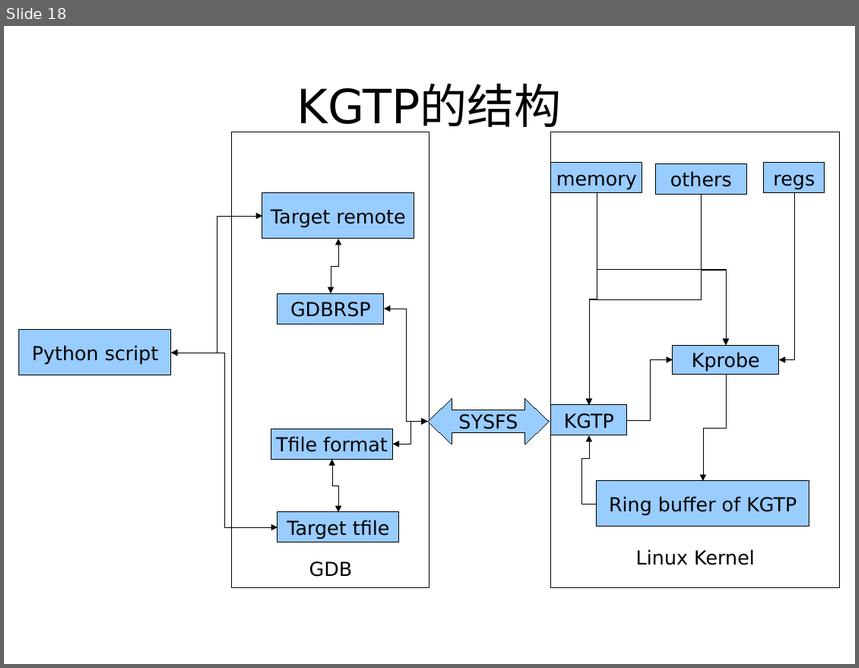
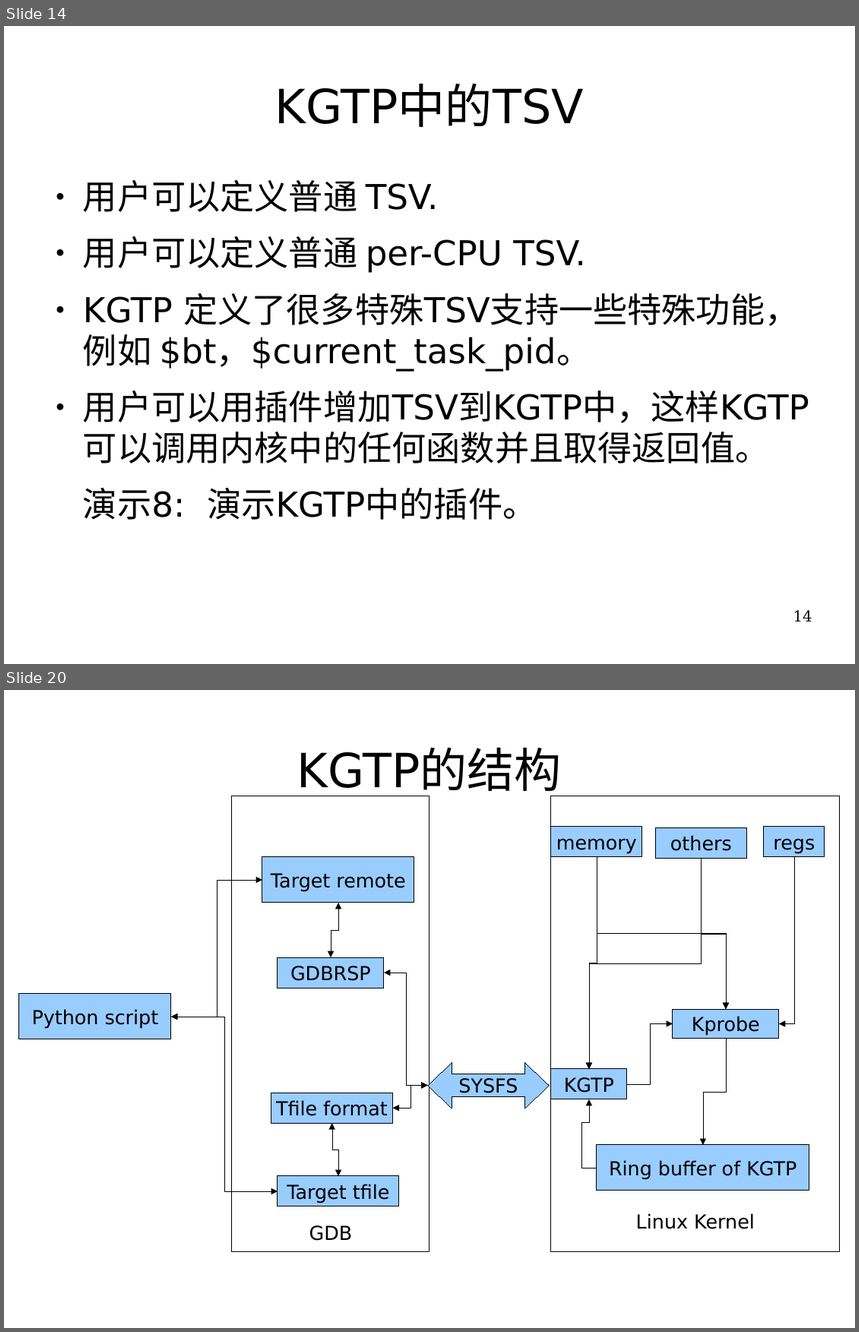
Before and after one commit to teawater/kgtp-misc, a slide deck: show/introduce/kgtpcn.odp. Shown one above the other, each under a label of ours: slide 18 before the commit, slides 14 and 20 after it; the slides between them are not shown. The pictures are 859x668 and 859x1332 pixels, drawn with LibreOffice and Linux fonts; fonts in the diff are those of the drawing. Boxes give left, top, right and bottom in pixels: in the first picture for what was removed or moved away, otherwise in the second. Text is boxed around its words. In the diff, an @@ line names an element or a change of style, - is before the commit and + after.

```diff
--- a/show/introduce/kgtpcn.odp
+++ b/show/introduce/kgtpcn.odp
@@ slide 14 added at <box>4,26,855,664</box>, background #FFFFFF @@
@@ title added at <box>275,85,584,127</box>, 44 pt, text #000000 @@
+KGTP中的TSV
@@ text added at <box>83,180,810,520</box>, 32 pt, text #000000 @@
+● 用户可以定义普通 TSV.
+● 用户可以定义普通 per-CPU TSV.
+● KGTP 定义了很多特殊TSV支持一些特殊功能，例如 $bt，$current_task_pid。
+● 用户可以用插件增加TSV到KGTP中，这样KGTP可以调用内核中的任何函数并且取得返回值。
+演示8: 演示KGTP中的插件。
@@ page number added at <box>794,610,813,622</box>, 14 pt, text #000000 @@
+14
@@ what was slide 18 is now slide 20 @@
```
Also in this commit, not shown: 11 slides changed, 7 other slides added, 6 slides removed, 1 other file.
